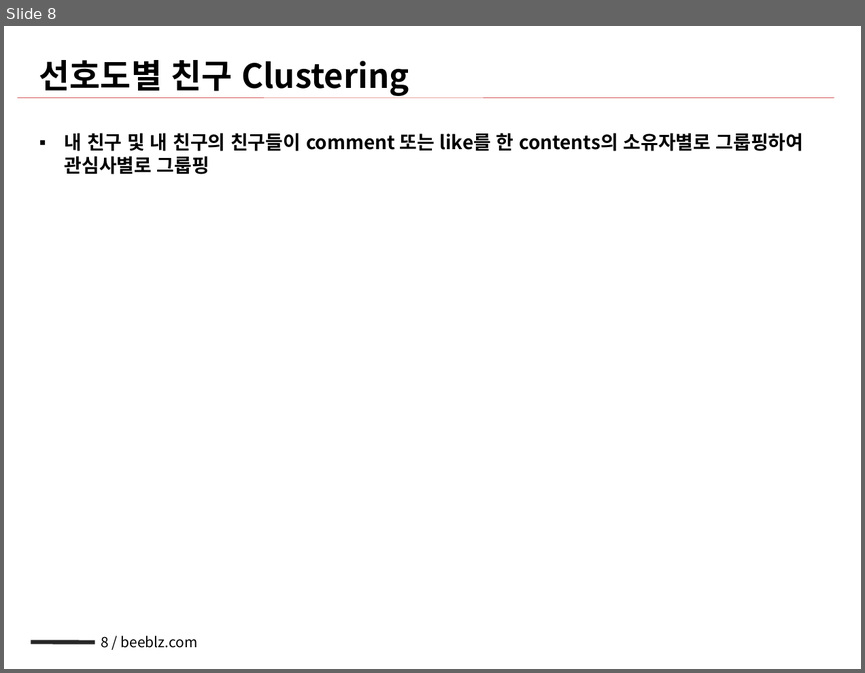
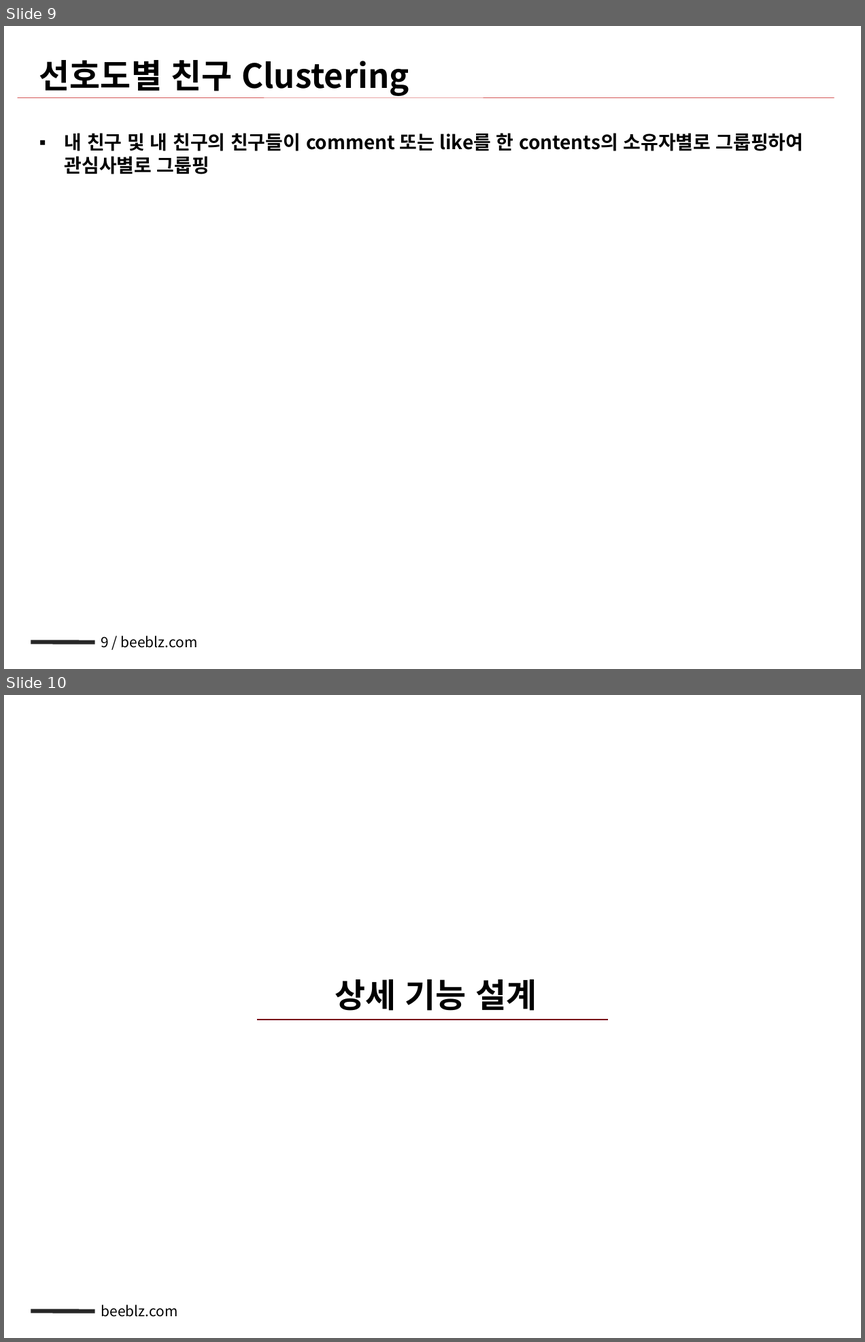
Before and after one commit to NathanaelFebrianto/sonya, a slide deck: beeblz/beeblz-facebook/doc/facebook_sna_v0.1_20101216_배영규.pptx. Shown one above the other, each under a label of ours: slide 8 before the commit, slides 9 and 10 after it. The pictures are 865x673 and 865x1342 pixels, drawn with LibreOffice and Linux fonts; fonts in the diff are those of the drawing. Boxes give left, top, right and bottom in pixels: in the first picture for what was removed or moved away, otherwise in the second. Text is boxed around its words. In the diff, an @@ line names an element or a change of style, - is before the commit and + after.

```diff
--- a/beeblz/beeblz-facebook/doc/facebook_sna_v0.1_20101216_배영규.pptx
+++ b/beeblz/beeblz-facebook/doc/facebook_sna_v0.1_20101216_배영규.pptx
@@ slide 10 added at (4, 695, 861, 1338), background #FFFFFF; not listed: 1 template element that a slide beside it also shows @@
@@ text added at (334, 979, 537, 1011), 28 pt, text #000000, bold @@
+상세 기능 설계
@@ line added from (257, 1019) to (608, 1019), #790018 1 pt @@
@@ text added at (101, 1304, 178, 1317), 12 pt, text #000000 @@
+beeblz.com
@@ what was slide 8 is now slide 9 @@
@@ page number at (101, 635, 198, 648): text changed @@
-8 / beeblz.com
+9 / beeblz.com
```
Also in this commit, not shown: 2 slides changed, 8 other slides added.
